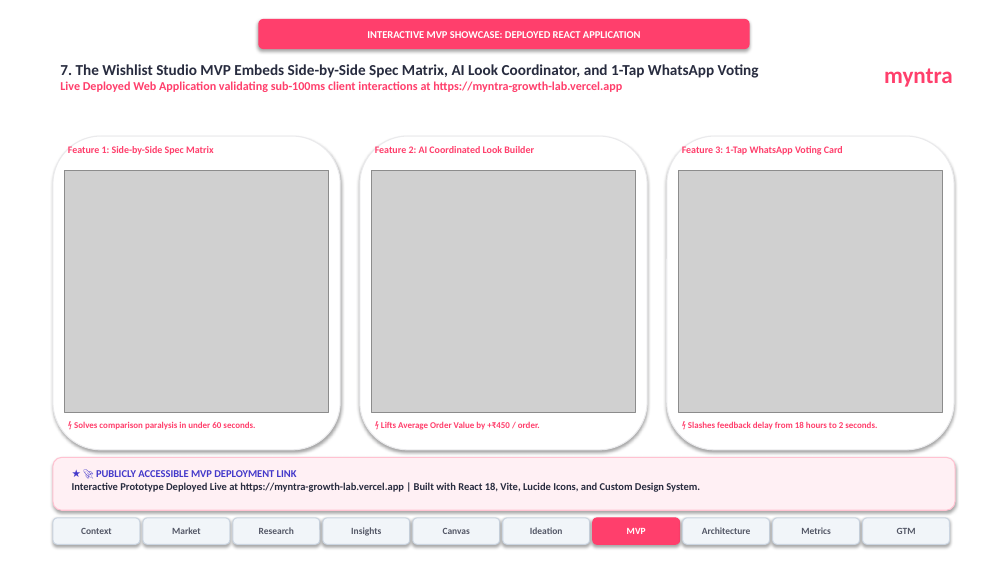
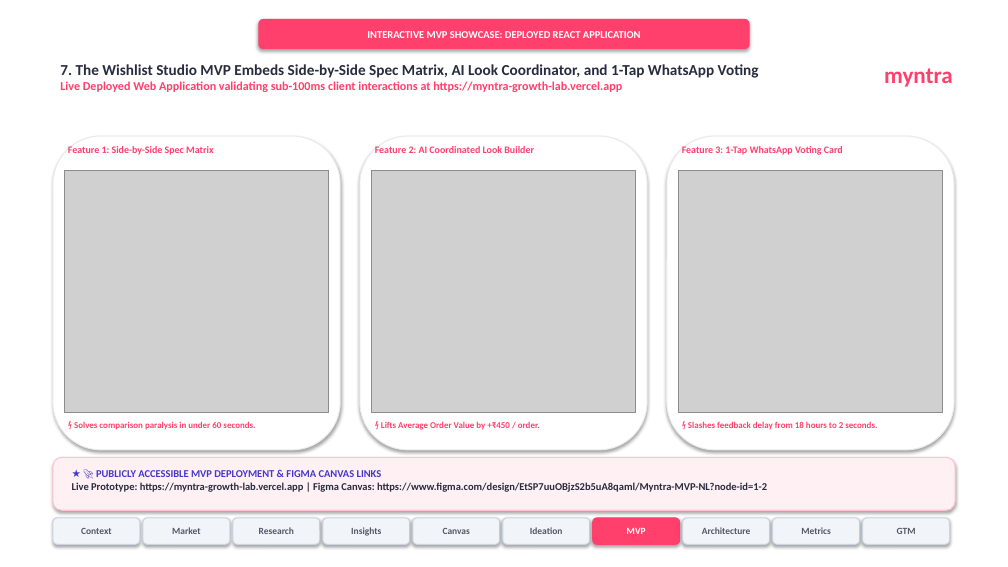
Before and after one commit to akhyashukla03/myntra, a slide deck: slide 7 of Myntra_Wishlist_Studio_10_Slide_Deck_Updated.pptx. Drawn at 1008x567 pixels with LibreOffice and Linux fonts; fonts in the diff are those of the drawing; grey boxes stand for pictures. Boxes give left, top, right and bottom in pixels: in the first picture for what was removed or moved away, otherwise in the second. Text is boxed around its words. In the diff, an @@ line names an element or a change of style, - is before the commit and + after.

Commit message:
feat: add live Figma canvas URL buttons and update anonymous survey references across web app and deck

```diff
--- a/Myntra_Wishlist_Studio_10_Slide_Deck_Updated.pptx
+++ b/Myntra_Wishlist_Studio_10_Slide_Deck_Updated.pptx
@@ text at box(72, 470, 767, 492): text changed @@
-★ 🚀 PUBLICLY ACCESSIBLE MVP DEPLOYMENT LINK
-Interactive Prototype Deployed Live at https://myntra-growth-lab.vercel.app | Built with React 18, Vite, Lucide Icons, and Custom Design System.
+★ 🚀 PUBLICLY ACCESSIBLE MVP DEPLOYMENT & FIGMA CANVAS LINKS
+Live Prototype: https://myntra-growth-lab.vercel.app | Figma Canvas: https://www.figma.com/design/EtSP7uuOBjzS2b5uA8qaml/Myntra-MVP-NL?node-id=1-2
```
Also in this commit, not shown: 1 other slide changed, 6 other files.
